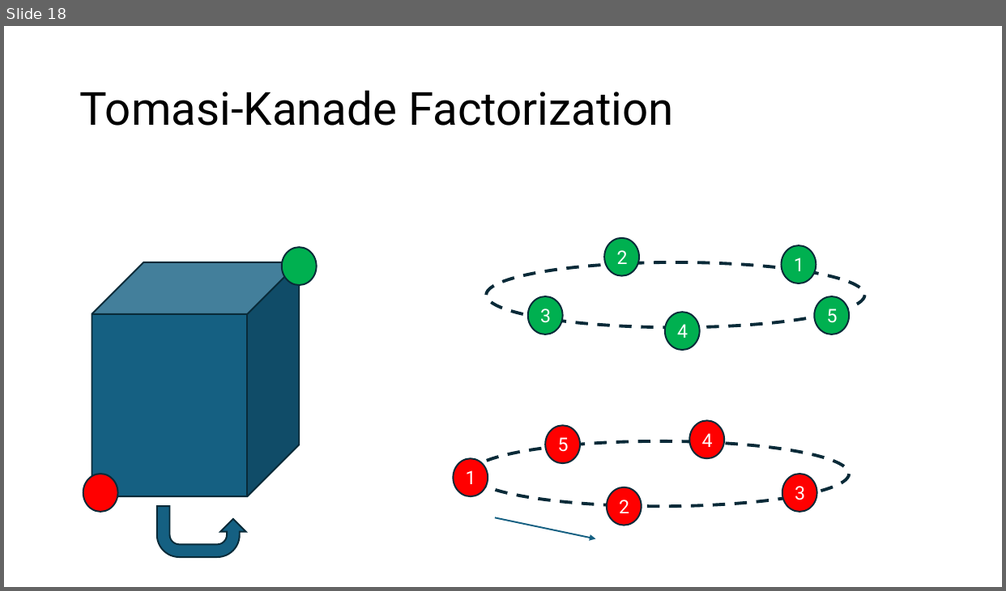
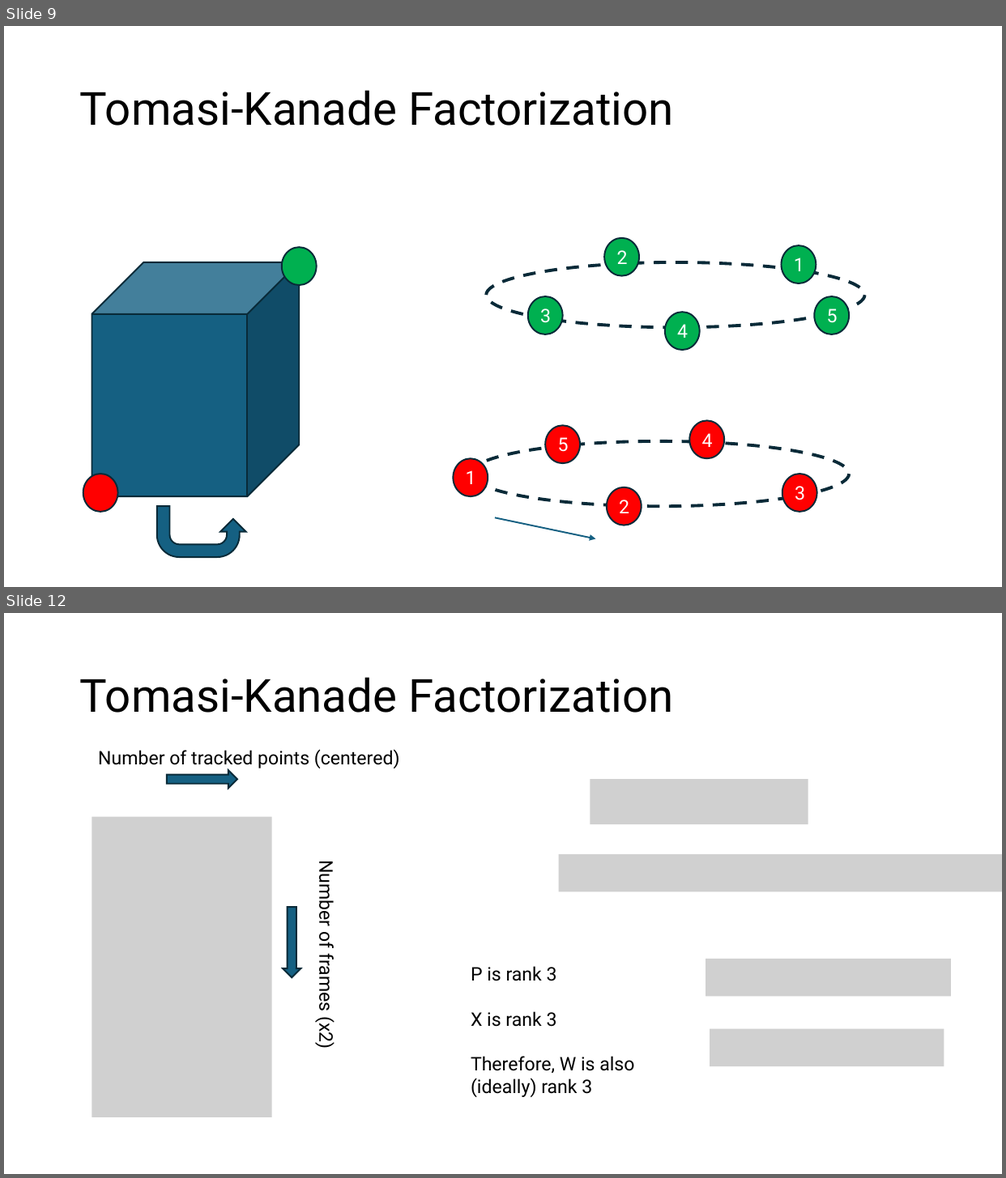
Before and after one commit to SSOE-ECE1390/LecturePowerPoints, a slide deck: ECE1390_Lecture15.pptx. Shown one above the other, each under a label of ours: slide 18 before the commit, slides 9 and 12 after it; the slides between them are not shown. The pictures are 1006x591 and 1006x1178 pixels, drawn with LibreOffice and Linux fonts; fonts in the diff are those of the drawing; grey boxes stand for pictures. Boxes give left, top, right and bottom in pixels: in the first picture for what was removed or moved away, otherwise in the second. Text is boxed around its words. In the diff, an @@ line names an element or a change of style, - is before the commit and + after.

```diff
--- a/ECE1390_Lecture15.pptx
+++ b/ECE1390_Lecture15.pptx
@@ slide 12 added at bbox=[4, 613, 1002, 1174], background #FFFFFF @@
@@ title added at bbox=[80, 677, 674, 713], 44 pt, text #000000 @@
+Tomasi-Kanade Factorization
@@ text added at bbox=[98, 749, 400, 769], 18 pt, text #000000 @@
+Number of tracked points (centered)
@@ right arrow added at bbox=[167, 770, 236, 788], fill #156082, outline #092A39 1.5 pt @@
@@ picture added at bbox=[590, 779, 809, 825] @@
@@ picture added at bbox=[91, 816, 272, 1118] @@
@@ picture added at bbox=[559, 854, 1002, 892] @@
@@ text added at bbox=[314, 867, 339, 1048], 18 pt, text #000000 @@
+Number of frames (x2)
@@ right arrow added at bbox=[283, 907, 300, 977], fill #156082, outline #092A39 1.5 pt @@
@@ text added at bbox=[471, 966, 634, 1097], 18 pt, text #000000 @@
+P is rank 3
+X is rank 3
+Therefore, W is also (ideally) rank 3
@@ picture added at bbox=[705, 959, 951, 996] @@
@@ picture added at bbox=[710, 1029, 944, 1067] @@
@@ what was slide 18 is now slide 9 @@
```
Also in this commit, not shown: 4 slides changed, 28 other slides added, 31 slides removed, 1 other file.
